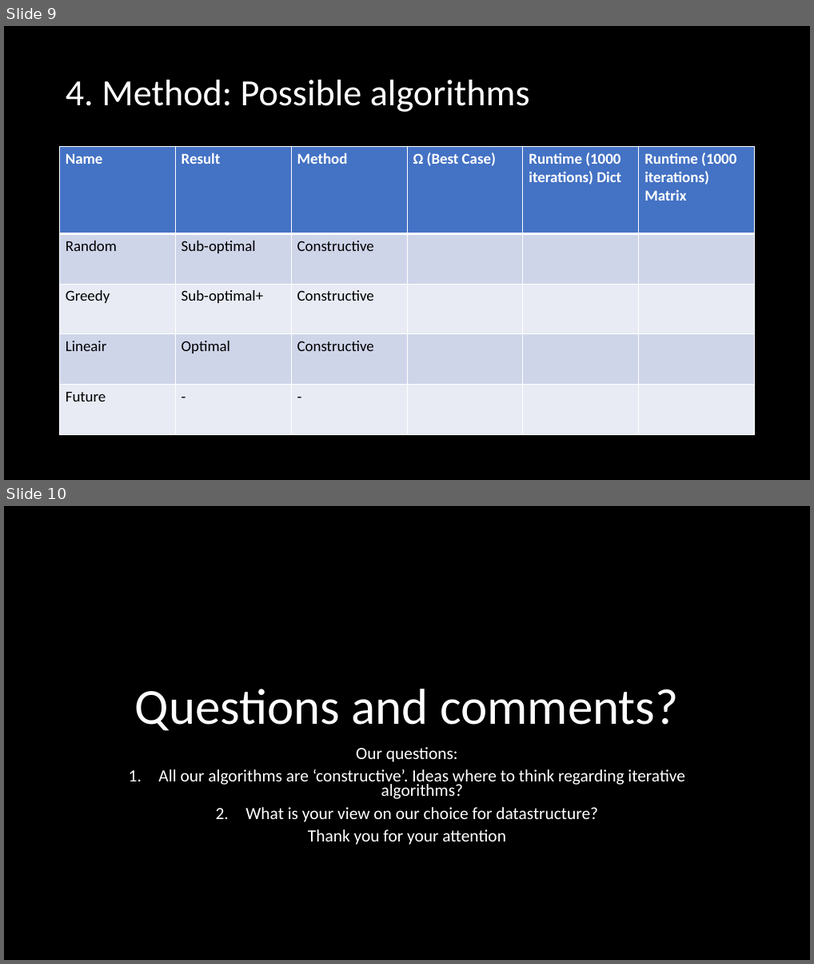
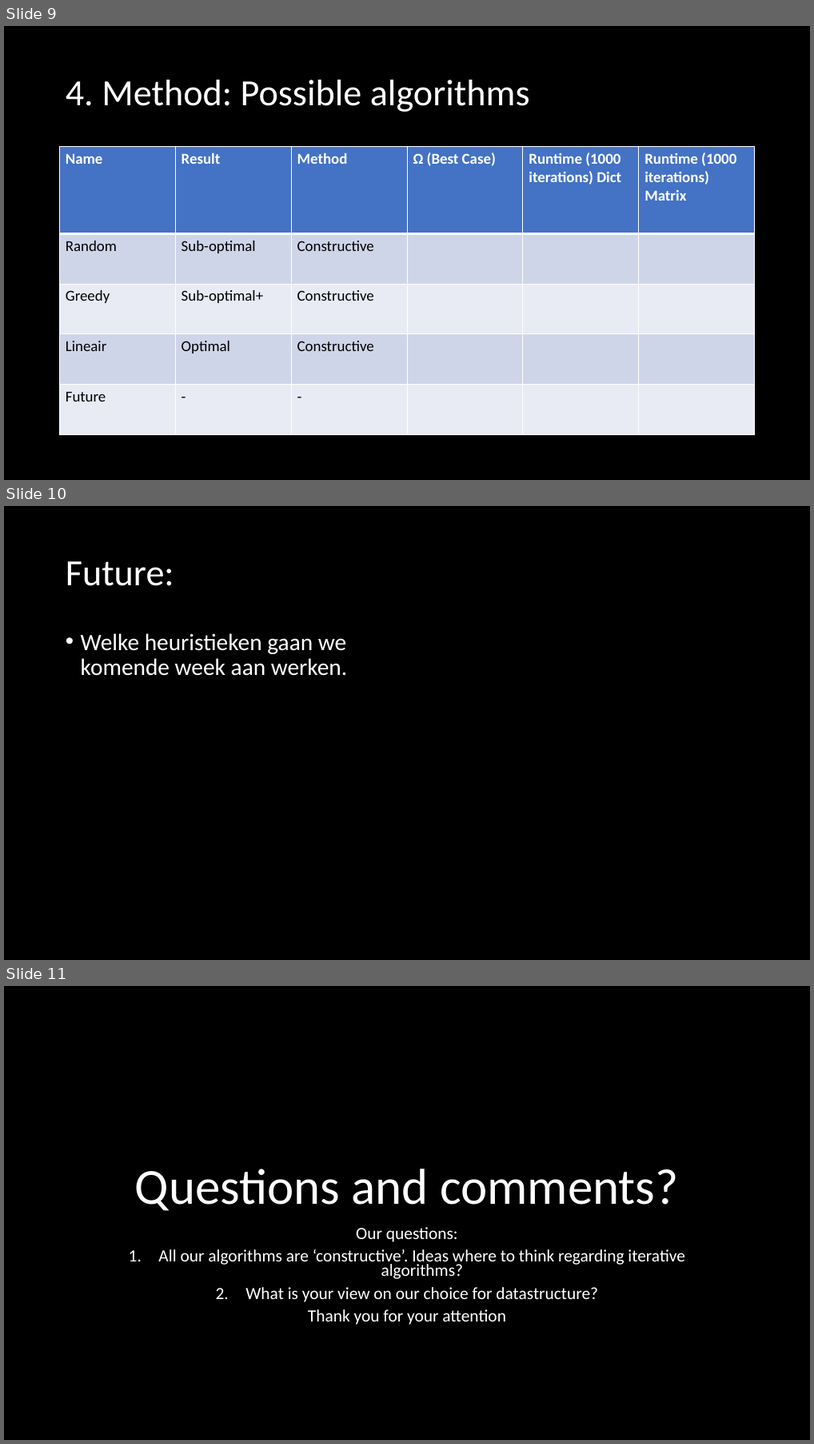
Before and after one commit to Loek21/Protein-Pow-d-er, a slide deck: Documentation/PPP, Week 2, Meeting 1.pptx. Shown one above the other, each under a label of ours: slides 9 and 10 before the commit, slides 9, 10 and 11 after it. The pictures are 814x964 and 814x1444 pixels, drawn with LibreOffice and Linux fonts; fonts in the diff are those of the drawing. Boxes give left, top, right and bottom in pixels: in the first picture for what was removed or moved away, otherwise in the second. Text is boxed around its words. In the diff, an @@ line names an element or a change of style, - is before the commit and + after.

Commit message:
PPP Week 2, Meeting 1 updated with slide division

```diff
--- a/Documentation/PPP, Week 2, Meeting 1.pptx
+++ b/Documentation/PPP, Week 2, Meeting 1.pptx
@@ slide 10 added at [4, 506, 810, 960], background #000000 @@
@@ title added at [66, 561, 174, 586], 44 pt, text #FFFFFF @@
+Future:
@@ text added at [81, 633, 347, 676], 28 pt, text #FFFFFF @@
+• Welke heuristieken gaan we komende week aan werken.
@@ what was slide 10 is now slide 11 @@
```
Also in this commit, not shown: 1 slide changed.
